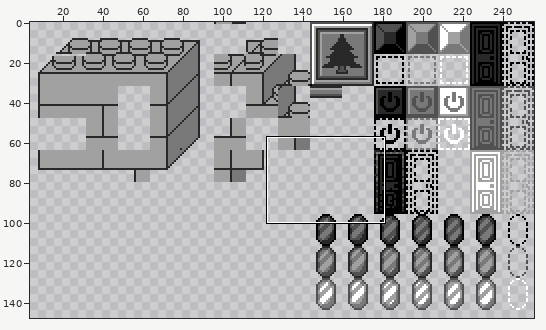
Two states of a sprite sheet, bin/assets/img/tilesets/house.png. Above, an overview of the earlier version with the close-up marked.
Close-up. First the earlier version:
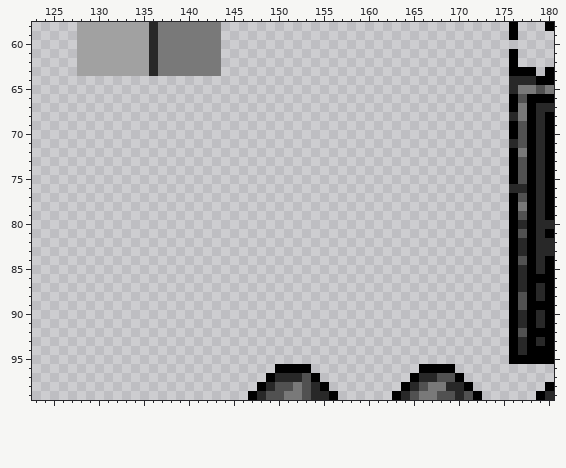
The file is 256x336 pixels. Shown: x 123..180, y 58..99. The wide view leaves out empty margins.
After the commit:
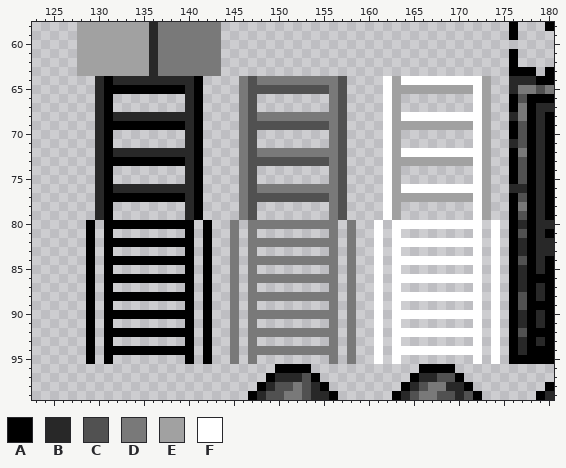
Palette (. is transparent): A #000000  B #282828  C #515151  D #797979  E #a1a1a1  F #ffffff
What changed:
Changed rows in their new state; - is an unchanged pixel.
first column x 129:
 64 -BABBBBBBBBBA----DCDDDDDDDDDC----FEFFFFFFFFFE-
 65 -BAAAAAAAAABA----DCCCCCCCCCDC----FEEEEEEEEEFE-
 66 -BA--------BA----DC--------DC----FE--------FE-
 67 -BA--------BA----DC--------DC----FE--------FE-
 68 -BABBBBBBBBBA----DCDDDDDDDDDC----FEFFFFFFFFFE-
 69 -BAAAAAAAAABA----DCCCCCCCCCDC----FEEEEEEEEEFE-
 70 -BA--------BA----DC--------DC----FE--------FE-
 71 -BA--------BA----DC--------DC----FE--------FE-
 72 -BABBBBBBBBBA----DCDDDDDDDDDC----FEFFFFFFFFFE-
 73 -BAAAAAAAAABA----DCCCCCCCCCDC----FEEEEEEEEEFE-
 74 -BA--------BA----DC--------DC----FE--------FE-
 75 -BA--------BA----DC--------DC----FE--------FE-
 76 -BABBBBBBBBBA----DCDDDDDDDDDC----FEFFFFFFFFFE-
 77 -BAAAAAAAAABA----DCCCCCCCCCDC----FEEEEEEEEEFE-
 78 -BA--------BA----DC--------DC----FE--------FE-
 79 -BA--------BA----DC--------DC----FE--------FE-
 80 A-AAAAAAAAAA-A--D-DDDDDDDDDD-D--F-FFFFFFFFFF-F
 81 A-A--------A-A--D-D--------D-D--F-F--------F-F
 82 A-AAAAAAAAAA-A--D-DDDDDDDDDD-D--F-FFFFFFFFFF-F
 83 A-A--------A-A--D-D--------D-D--F-F--------F-F
 84 A-AAAAAAAAAA-A--D-DDDDDDDDDD-D--F-FFFFFFFFFF-F
 85 A-A--------A-A--D-D--------D-D--F-F--------F-F
 86 A-AAAAAAAAAA-A--D-DDDDDDDDDD-D--F-FFFFFFFFFF-F
 87 A-A--------A-A--D-D--------D-D--F-F--------F-F
 88 A-AAAAAAAAAA-A--D-DDDDDDDDDD-D--F-FFFFFFFFFF-F
 89 A-A--------A-A--D-D--------D-D--F-F--------F-F
 90 A-AAAAAAAAAA-A--D-DDDDDDDDDD-D--F-FFFFFFFFFF-F
 91 A-A--------A-A--D-D--------D-D--F-F--------F-F
 92 A-AAAAAAAAAA-A--D-DDDDDDDDDD-D--F-FFFFFFFFFF-F
 93 A-A--------A-A--D-D--------D-D--F-F--------F-F
 94 A-AAAAAAAAAA-A--D-DDDDDDDDDD-D--F-FFFFFFFFFF-F
 95 A-A--------A-A--D-D--------D-D--F-F--------F-F
Changed places in both close-ups, as pixel boxes (x1, y1, x2, y2):
added: (86, 76, 500, 364)
